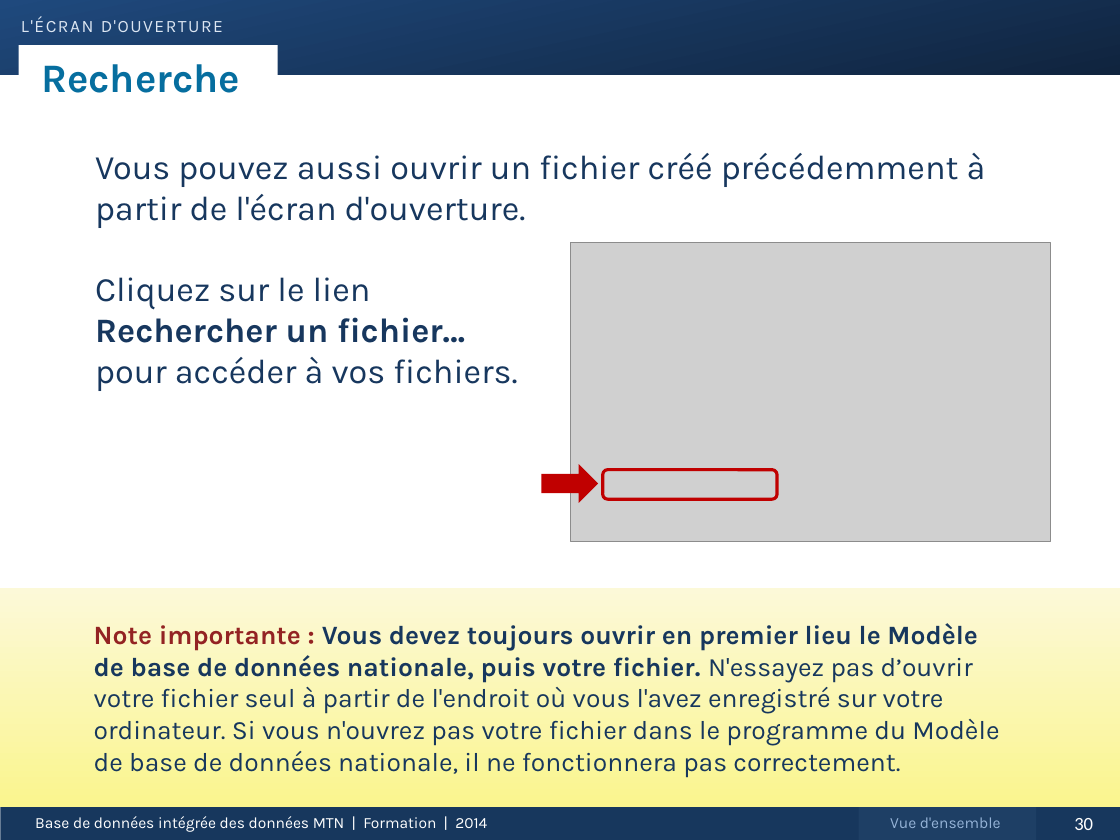
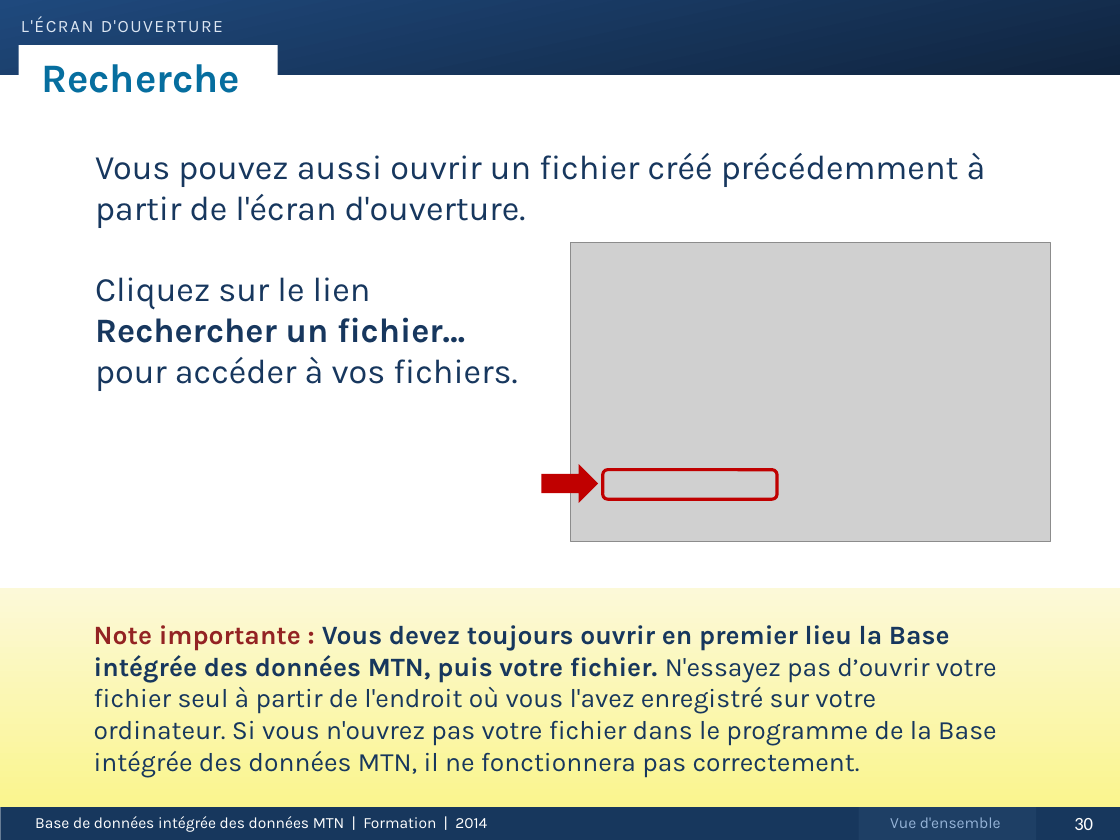
Before and after one commit to ericjohnolson/NadaNtd, a slide deck: slide 30 of Nada.UI/View/Help/TrainingPPT_080814_French.pptx. Drawn at 1120x840 pixels with LibreOffice and Linux fonts; fonts in the diff are those of the drawing; grey boxes stand for pictures. Boxes give left, top, right and bottom in pixels: in the first picture for what was removed or moved away, otherwise in the second. Text is boxed around its words. In the diff, an @@ line names an element or a change of style, - is before the commit and + after.

```diff
--- a/Nada.UI/View/Help/TrainingPPT_080814_French.pptx
+++ b/Nada.UI/View/Help/TrainingPPT_080814_French.pptx
@@ text at [94,625,997,777]: text changed @@
-Note importante : Vous devez toujours ouvrir en premier lieu le Modèle de base de données nationale, puis votre fichier. N'essayez pas d’ouvrir votre fichier seul à partir de l'endroit où vous l'avez enregistré sur votre ordinateur. Si vous n'ouvrez pas votre fichier dans le programme du Modèle de base de données nationale, il ne fonctionnera pas correctement.
+Note importante : Vous devez toujours ouvrir en premier lieu la Base intégrée des données MTN, puis votre fichier. N'essayez pas d’ouvrir votre fichier seul à partir de l'endroit où vous l'avez enregistré sur votre ordinateur. Si vous n'ouvrez pas votre fichier dans le programme de la Base intégrée des données MTN, il ne fonctionnera pas correctement.
```
Also in this commit, not shown: 61 other slides changed.
